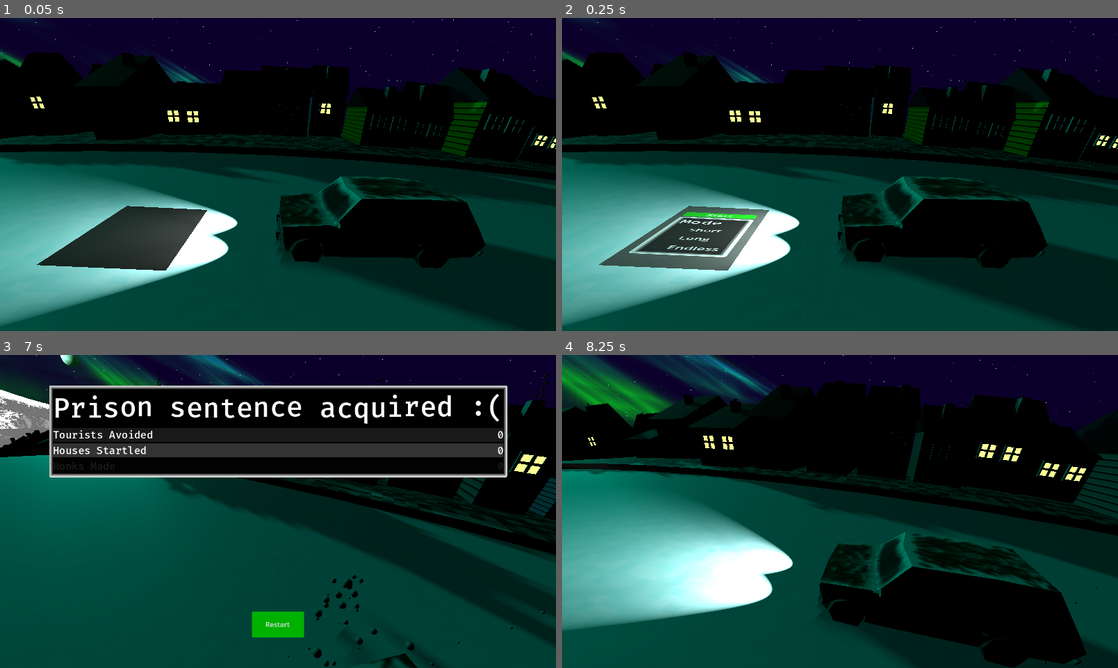
Above: before the commit, frames 1-4 (two rows, left to right).
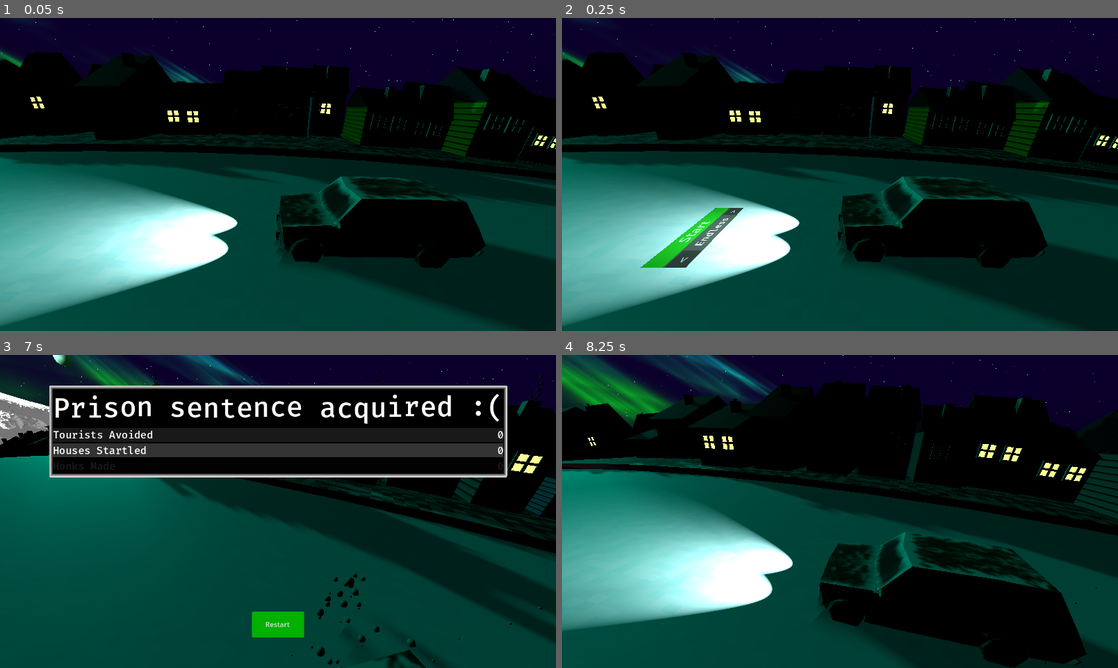
Above: after the commit, the same moments.

Repository: bjornarprytz/waves
Game: Godot game, scene res://main.tscn
Same seed, same stepped clock (60 frames per second), same inputs: the game is played once before the commit and once after it.
Inputs (mouse positions are in pixels of both pictures, inside the frame that each line leads up to):
- Up to frame 1 (0.05 s): no input
- Up to frame 2 (0.25 s): no input
- Up to frame 3 (7 s): tap Enter (start) at 0.5, 3.5, 6.5 s; move the mouse to (400, 495) at 0.52 s; hold Right (steer_right) 0.53-1.25 s; hold Enter (start) 0.53-1.25 s; click (400, 495) at 0.67 s; tap Keypad Enter at 0.8, 6.8 s; drag from (166, 527) to (250, 574) at 1.27 s; move the mouse to (333, 442) at 2.02 s; hold Right (steer_right) 2.03-2.75 s; hold Enter (start) 2.03-2.75 s; tap K at 2.1, 4.55, 6.6 s; click "Restart" at 2.75 s; drag from (250, 574) to (111, 464) at 3.52 s; move the mouse to (444, 558) at 4.27 s; hold A (steer_left) 4.28-5 s; hold Enter (start) 4.28-5 s; click "Restart" at 5 s; drag from (111, 464) to (194, 433) at 5.77 s; move the mouse to (305, 511) at 6.52 s; hold A (steer_left) from 6.53 s (still down); click (305, 511) at 6.67 s
- Up to frame 4 (8.25 s): release A (steer_left) at 7.25 s; click "Restart" at 7.25 s; tap Enter (start) at 8 s; drag from (756, 433) to (728, 527) at 8.02 s

The runs differ from the first frame. In frame 1, 3.8% of the frame differs, in the area x 6-38%, y 60-81%; in frame 2, 3.6%; in frame 3, 2.4%; in frame 4, nothing differs.

Commit message:
world menu

Diff:
--- a/src/main.tscn
+++ b/src/main.tscn
@@ -157,4 +157,4 @@
 
 [node name="WorldMenu" parent="." instance=ExtResource("13_ycdy4")]
 unique_name_in_owner = true
-transform = Transform3D(1.0000002, 0, 0, 0, 0.9985208, -0.054375082, 0, 0.054375093, 0.99852055, -0.005360365, -0.9745831, -4.482312)
+transform = Transform3D(-4.3662297e-08, 0.006998718, 0.9999755, -2.0712818e-09, 0.9999757, -0.006998714, -1.0000001, -6.0965903e-09, -4.3444153e-08, -0.005360365, -0.9745831, -4.482312)
--- a/src/main_menu.gd
+++ b/src/main_menu.gd
@@ -18,16 +18,38 @@
 
 		self.starting_lives = lives
 
-@onready var game_mode_button_group: ButtonGroup = %Short.button_group
+var modes = ["Short", "Long", "Endless"]
+
+@onready var mode_left: Button = %ModeLeft
+@onready var mode_right: Button = %ModeRight
+@onready var mode_name: RichTextLabel = %ModeName
+
+var current_mode_idx: int = 0
+
+func _on_start_button_pressed() -> void:
+	var current_mode = modes[current_mode_idx]
+
+	Events.start_game.emit(Settings.new(current_mode))
+
 
 func _input(event: InputEvent) -> void:
-	if (event.is_action_pressed("start")):
-		_on_start_button_pressed()
+	if (event is InputEventKey and event.pressed):
+		if (event.keycode == Key.KEY_LEFT):
+			_on_mode_left_pressed()
+		elif (event.keycode == Key.KEY_RIGHT):
+			_on_mode_right_pressed()
+		elif (event.keycode == Key.KEY_ENTER or event.keycode == Key.KEY_KP_ENTER):
+			_on_start_button_pressed()
 
-func _on_start_button_pressed() -> void:
-	var current_mode = game_mode_button_group.get_pressed_button()
-	var mode_name = "Endless"
-	if (current_mode):
-		mode_name = current_mode.name
 
-	Events.start_game.emit(Settings.new(mode_name))
+func _on_mode_left_pressed() -> void:
+	current_mode_idx = (current_mode_idx - 1) % modes.size()
+	_update_mode_name()
+
+func _on_mode_right_pressed() -> void:
+	current_mode_idx = (current_mode_idx + 1) % modes.size()
+	_update_mode_name()
+
+func _update_mode_name() -> void:
+	mode_name.clear()
+	mode_name.append_text(modes[current_mode_idx])
--- a/src/main_menu.tscn
+++ b/src/main_menu.tscn
@@ -1,10 +1,6 @@
-[gd_scene load_steps=4 format=3 uid="uid://d1cjdsnxpim6t"]
+[gd_scene load_steps=2 format=3 uid="uid://d1cjdsnxpim6t"]
 
 [ext_resource type="Script" uid="uid://dfo3bohigotcl" path="res://main_menu.gd" id="1_06t4h"]
-
-[sub_resource type="Theme" id="Theme_06t4h"]
-
-[sub_resource type="ButtonGroup" id="ButtonGroup_06t4h"]
 
 [node name="MainMenu" type="CenterContainer"]
 anchors_preset = 15
@@ -15,39 +11,49 @@
 script = ExtResource("1_06t4h")
 
 [node name="VBoxContainer" type="VBoxContainer" parent="."]
+custom_minimum_size = Vector2(200, 0)
 layout_mode = 2
 
 [node name="StartButton" type="Button" parent="VBoxContainer"]
 layout_mode = 2
 theme_type_variation = &"ActionButton"
+theme_override_font_sizes/font_size = 32
 text = "Start"
 
-[node name="PanelContainer" type="PanelContainer" parent="VBoxContainer"]
+[node name="Header" type="RichTextLabel" parent="VBoxContainer"]
+visible = false
+layout_mode = 2
+theme_override_font_sizes/normal_font_size = 16
+text = "Mode"
+fit_content = true
+horizontal_alignment = 1
+vertical_alignment = 1
+
+[node name="ModeSelect" type="HBoxContainer" parent="VBoxContainer"]
 layout_mode = 2
 
-[node name="Modes" type="VBoxContainer" parent="VBoxContainer/PanelContainer"]
-layout_mode = 2
-theme = SubResource("Theme_06t4h")
-
-[node name="Header" type="RichTextLabel" parent="VBoxContainer/PanelContainer/Modes"]
-layout_mode = 2
-text = "Mode"
-fit_content = true
-
-[node name="Short" type="CheckBox" parent="VBoxContainer/PanelContainer/Modes"]
+[node name="ModeLeft" type="Button" parent="VBoxContainer/ModeSelect"]
 unique_name_in_owner = true
 layout_mode = 2
-button_group = SubResource("ButtonGroup_06t4h")
-text = "Short"
+theme_override_font_sizes/font_size = 24
+text = " <  "
 
-[node name="Long" type="CheckBox" parent="VBoxContainer/PanelContainer/Modes"]
+[node name="ModeName" type="RichTextLabel" parent="VBoxContainer/ModeSelect"]
+unique_name_in_owner = true
 layout_mode = 2
-button_group = SubResource("ButtonGroup_06t4h")
-text = "Long"
+size_flags_horizontal = 3
+text = "Endless"
+fit_content = true
+autowrap_mode = 0
+horizontal_alignment = 1
+vertical_alignment = 1
 
-[node name="Endless" type="CheckBox" parent="VBoxContainer/PanelContainer/Modes"]
+[node name="ModeRight" type="Button" parent="VBoxContainer/ModeSelect"]
+unique_name_in_owner = true
 layout_mode = 2
-button_group = SubResource("ButtonGroup_06t4h")
-text = "Endless"
+theme_override_font_sizes/font_size = 24
+text = " > "
 
 [connection signal="pressed" from="VBoxContainer/StartButton" to="." method="_on_start_button_pressed"]
+[connection signal="pressed" from="VBoxContainer/ModeSelect/ModeLeft" to="." method="_on_mode_left_pressed"]
+[connection signal="pressed" from="VBoxContainer/ModeSelect/ModeRight" to="." method="_on_mode_right_pressed"]
--- a/src/world_menu.tscn
+++ b/src/world_menu.tscn
@@ -4,12 +4,15 @@
 [ext_resource type="PackedScene" uid="uid://d1cjdsnxpim6t" path="res://main_menu.tscn" id="2_w7mvi"]
 
 [sub_resource type="QuadMesh" id="QuadMesh_dg77c"]
+size = Vector2(1, 0.355)
 
 [sub_resource type="ViewportTexture" id="ViewportTexture_w7mvi"]
 viewport_path = NodePath("WorldMenu/SubViewport")
 
 [sub_resource type="StandardMaterial3D" id="StandardMaterial3D_ycdy4"]
 resource_local_to_scene = true
+transparency = 4
+cull_mode = 2
 albedo_texture = SubResource("ViewportTexture_w7mvi")
 
 [sub_resource type="BoxShape3D" id="BoxShape3D_w7mvi"]
@@ -26,7 +29,7 @@
 
 [node name="SubViewport" type="SubViewport" parent="WorldMenu"]
 unique_name_in_owner = true
-size = Vector2i(128, 256)
+size = Vector2i(200, 92)
 
 [node name="MainMenu" parent="WorldMenu/SubViewport" instance=ExtResource("2_w7mvi")]
 
